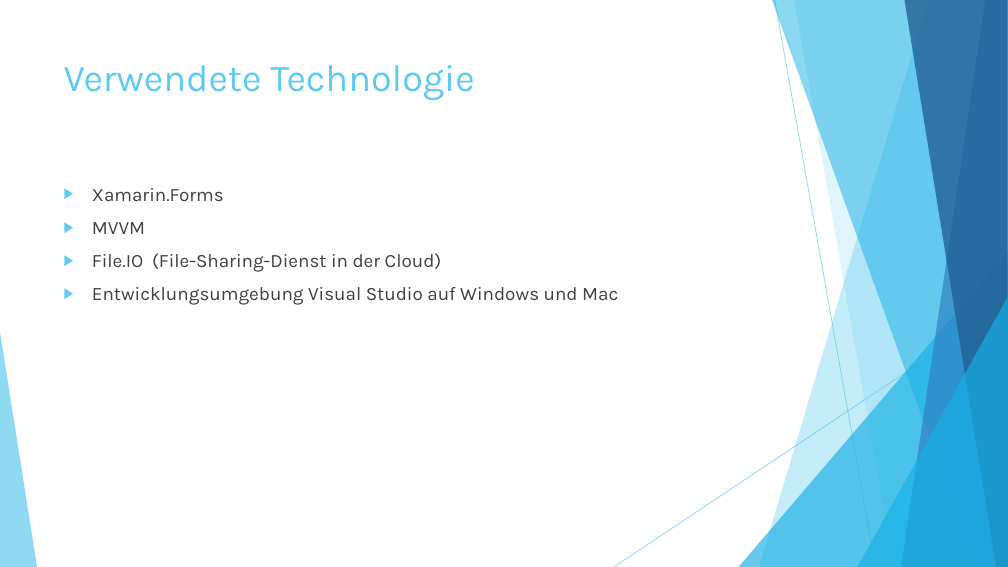
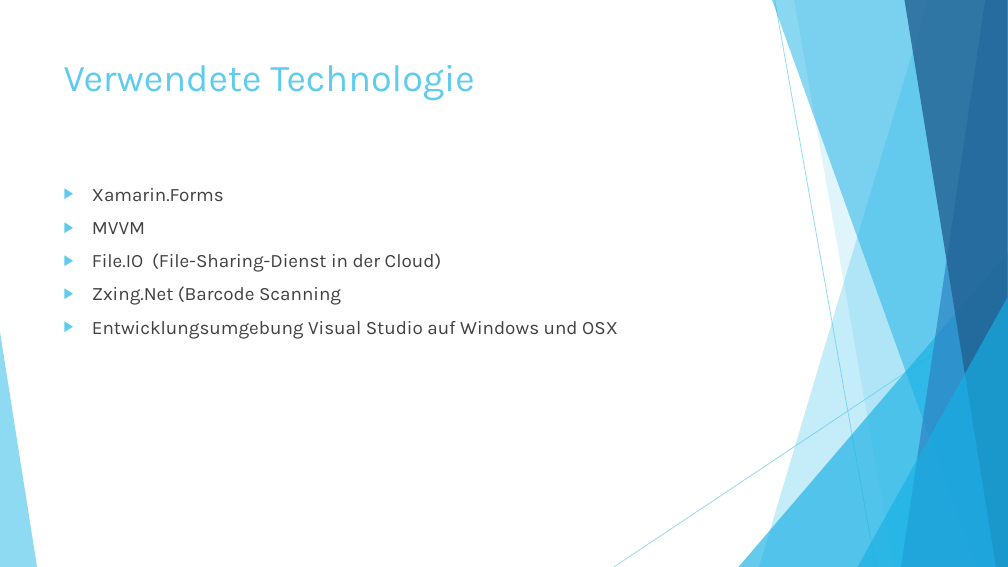
Before and after one commit to chrobacik/Device2Device-FileIO, a slide deck: slide 4 of Projekt Dokumente/Präsentation.pptx. Drawn at 1008x567 pixels with LibreOffice and Linux fonts; fonts in the diff are those of the drawing. Boxes give left, top, right and bottom in pixels: in the first picture for what was removed or moved away, otherwise in the second. Text is boxed around its words. In the diff, an @@ line names an element or a change of style, - is before the commit and + after.

```diff
--- a/Projekt Dokumente/Präsentation.pptx
+++ b/Projekt Dokumente/Präsentation.pptx
@@ text at <box>92,286,618,339</box>: text changed @@
-▶ Entwicklungsumgebung Visual Studio auf Windows und Mac
+▶ Zxing.Net (Barcode Scanning
+▶ Entwicklungsumgebung Visual Studio auf Windows und OSX
```
Also in this commit, not shown: 4 other slides changed, 1 slide added.
